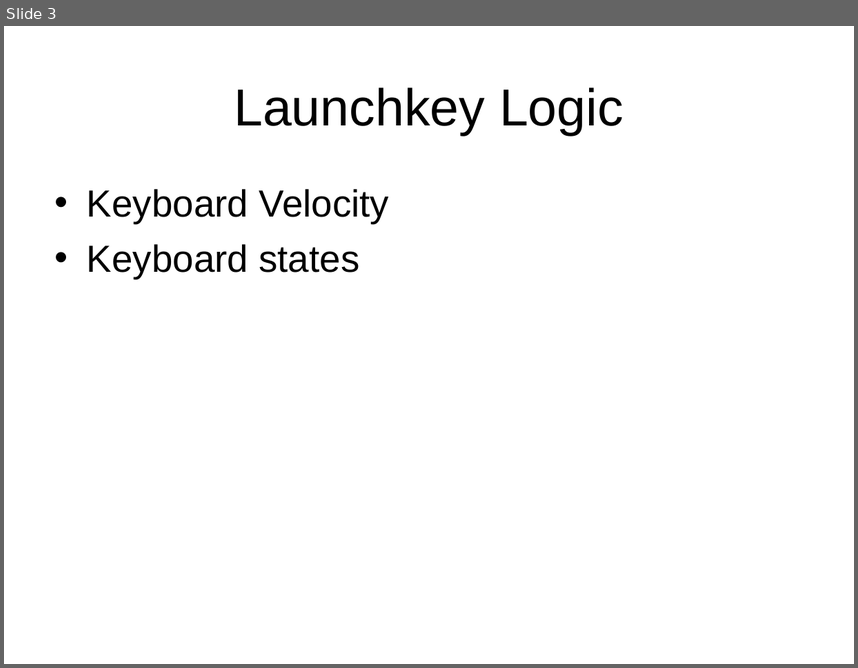
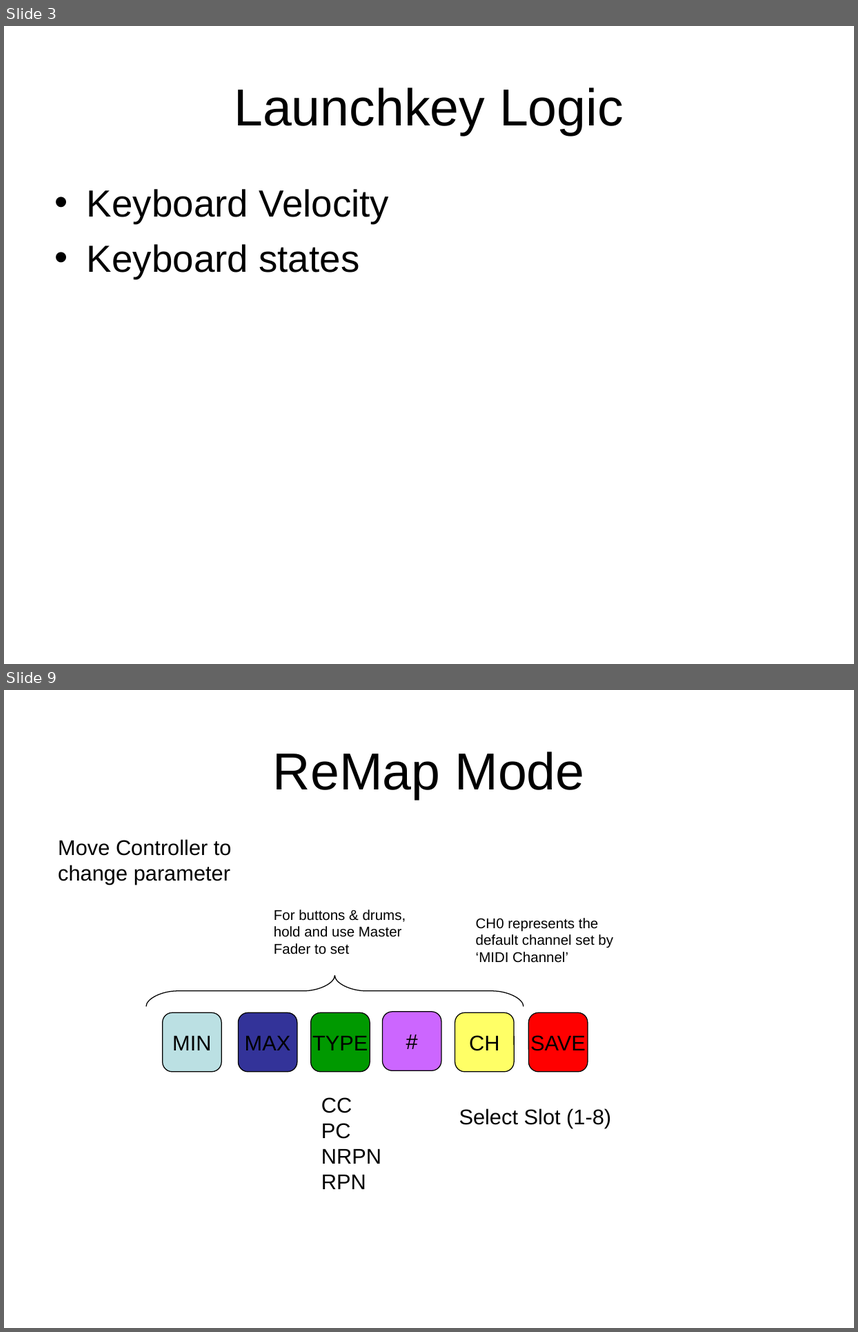
Before and after one commit to AdrianGin/pic-source, a slide deck: NovationLaunchkey/res/TechDiagram.ppt. Shown one above the other, each under a label of ours: slide 3 before the commit, slides 3 and 9 after it; the slides between them are not shown. The pictures are 858x668 and 858x1332 pixels, drawn with LibreOffice and Linux fonts; fonts in the diff are those of the drawing. Boxes give left, top, right and bottom in pixels: in the first picture for what was removed or moved away, otherwise in the second. Text is boxed around its words. In the diff, an @@ line names an element or a change of style, - is before the commit and + after.

```diff
--- a/NovationLaunchkey/res/TechDiagram.ppt
+++ b/NovationLaunchkey/res/TechDiagram.ppt
@@ slide 9 added at (4, 690, 854, 1328), background #FFFFFF @@
@@ title added at (273, 751, 584, 799), 44 pt, text #000000 @@
+ReMap Mode
@@ text added at (58, 839, 232, 885), 18 pt, text #000000 @@
+Move Controller to change parameter
@@ text added at (274, 909, 406, 954), 12 pt, text #000000 @@
+For buttons & drums,
+hold and use Master Fader to set
@@ text added at (476, 918, 613, 963), 12 pt, text #000000 @@
+CH0 represents the default channel set by ‘MIDI Channel’
@@ freeform shape added at (146, 975, 524, 1007), outline #000000 0.74 pt @@
@@ rounded rectangle added at (162, 1012, 221, 1071), fill #BBE0E3, outline #000000 0.74 pt, 18 pt, text #000000 @@
+MIN
@@ rounded rectangle added at (239, 1012, 297, 1071), fill #333399, outline #000000 0.74 pt, 18 pt, text #000000 @@
+MAX
@@ rounded rectangle added at (311, 1012, 370, 1071), fill #009900, outline #000000 0.74 pt, 18 pt, text #000000 @@
+TYPE
@@ freeform shape added at (382, 1012, 441, 1070), fill #CC66FF, outline #000000 0.74 pt, 18 pt, text #000000 @@
+#
@@ rounded rectangle added at (455, 1012, 514, 1071), fill #FFFF66, outline #000000 0.74 pt, 18 pt, text #000000 @@
+CH
@@ freeform shape added at (528, 1012, 587, 1071), fill #FF0000, outline #000000 0.74 pt, 18 pt, text #000000 @@
+SAVE
@@ text added at (321, 1097, 381, 1189), 18 pt, text #000000 @@
+CC
+PC
+NRPN
+RPN
@@ text added at (459, 1108, 611, 1127), 18 pt, text #000000 @@
+Select Slot (1-8)
```
Also in this commit, not shown: 1 slide changed, 4 other slides added, 5 other files.
